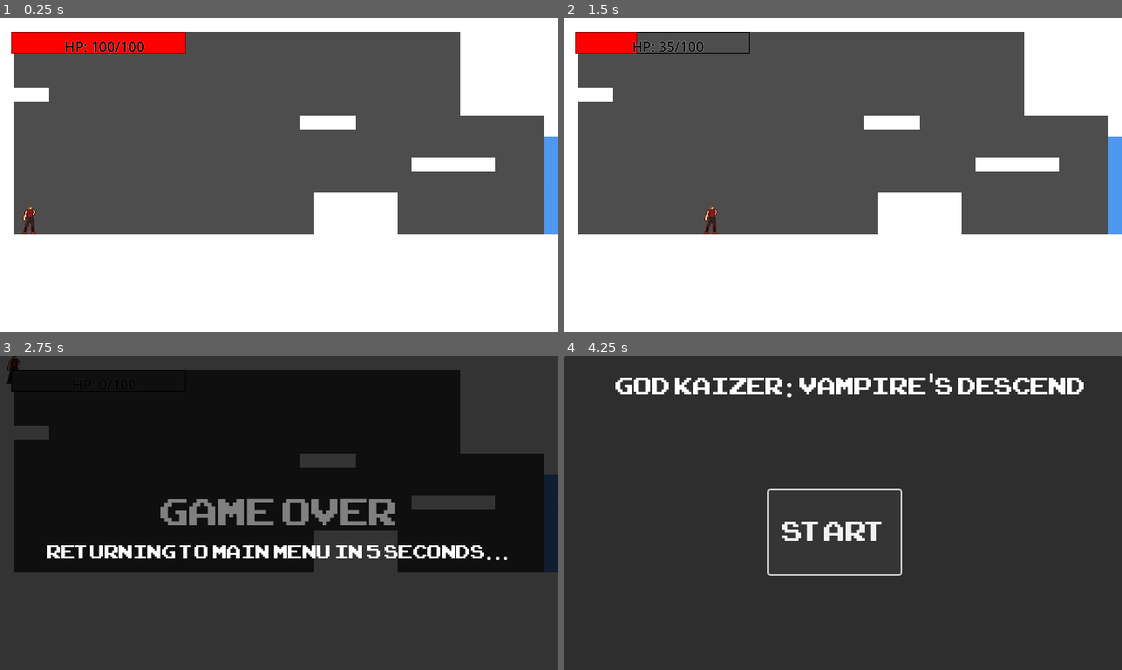
Above: before the commit, frames 1-4 (two rows, left to right).
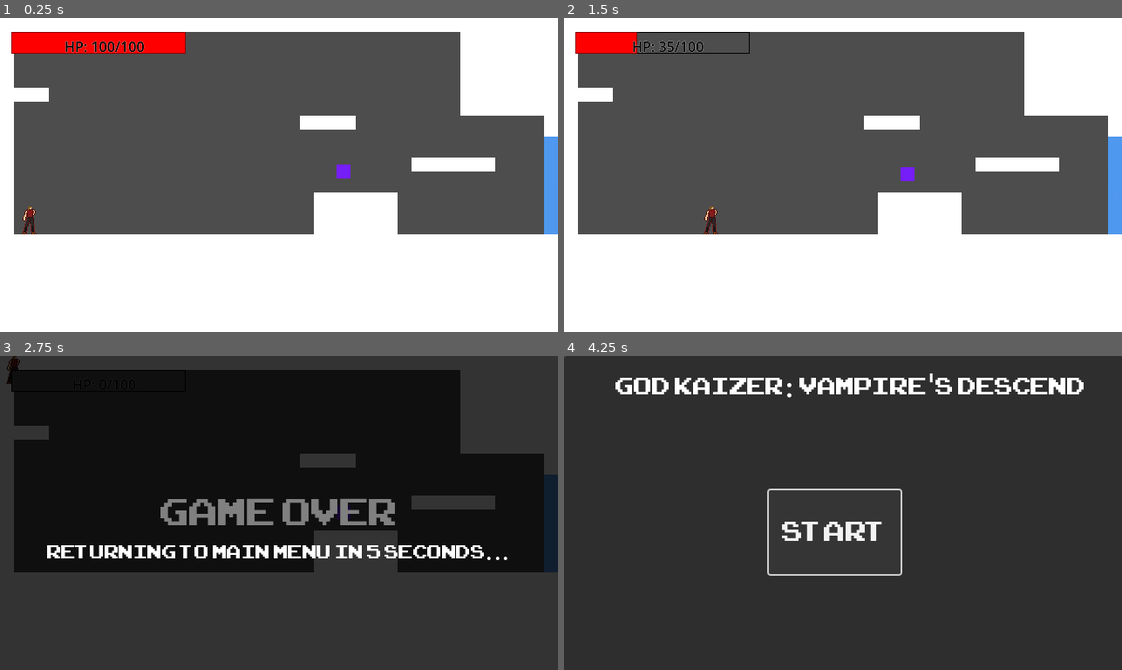
Above: after the commit, the same moments.

Repository: CaptainAbby-Mittens/God-Kaizer-Vampire-s-Descent
Game: Godot game, scene res://scenes/Area1/room_1.tscn
The game is run twice, just before and just after one commit, with the same random seed, the same clock (stepped at 60 frames per second) and the same inputs. This scene is started directly instead of the project's main scene.
Inputs:
- Up to frame 1 (0.25 s): no input
- Up to frame 2 (1.5 s): tap Enter (ui_accept) at 0.5, 0.77 s; hold 1 0.53-1.28 s; hold Right (ui_right) from 0.53 s (still down); tap 2 at 1.35 s
- Up to frame 3 (2.75 s): tap Enter (ui_accept) at 1.52 s; release Right (ui_right) at 2.03 s; hold Left (ui_left) from 2.03 s (still down); hold 3 from 2.03 s (still down)
- Up to frame 4 (4.25 s): tap Enter (ui_accept) at 2.75, 3.02, 3.5, 3.77 s; release Left (ui_left) at 2.78 s; release 3 at 2.78 s; hold Right (ui_right) from 2.78 s (still down); tap 4 at 2.85 s; hold 5 from 3.53 s (still down)

The runs differ from the first frame. In frame 1, 0.1% of the frame differs, in the area x 60-63%, y 46-52%; in frame 2, 0.1%; in frame 3, less than 0.1%; in frame 4, nothing differs.

Commit message:
health potion added

Diff:
--- a/Project God Kaizer Vampire's Descend/scenes/Area1/room_1.tscn
+++ b/Project God Kaizer Vampire's Descend/scenes/Area1/room_1.tscn
@@ -1,7 +1,8 @@
-[gd_scene load_steps=5 format=4 uid="uid://bwvm53rrsnyxt"]
+[gd_scene load_steps=6 format=4 uid="uid://bwvm53rrsnyxt"]
 
 [ext_resource type="Texture2D" uid="uid://cwirxhpa84gvb" path="res://images/icon.jpg" id="1_7jswd"]
 [ext_resource type="PackedScene" uid="uid://dnqrgvuvxldbm" path="res://scenes/Players and NPC/Player.tscn" id="2_2naem"]
+[ext_resource type="PackedScene" uid="uid://dbm5en0r83d8f" path="res://scenes/Pickups/HealthUpgrade.tscn" id="3_2naem"]
 
 [sub_resource type="TileSetAtlasSource" id="TileSetAtlasSource_esk66"]
 texture = ExtResource("1_7jswd")
@@ -1063,3 +1064,6 @@
 
 [node name="CharacterBody2D" parent="." instance=ExtResource("2_2naem")]
 position = Vector2(18, 214)
+
+[node name="HealthUpgrade" parent="." instance=ExtResource("3_2naem")]
+position = Vector2(394, 169)
--- /dev/null
+++ b/Project God Kaizer Vampire's Descend/scenes/Area1/room_3.tscn
@@ -0,0 +1,3 @@
+[gd_scene format=3 uid="uid://dufcpjxx5p0ee"]
+
+[node name="Room3" type="Node2D"]
--- /dev/null
+++ b/Project God Kaizer Vampire's Descend/scenes/Area1/room_4.tscn
@@ -0,0 +1,3 @@
+[gd_scene format=3 uid="uid://b8mlex1craqoy"]
+
+[node name="Room4" type="Node2D"]
--- /dev/null
+++ b/Project God Kaizer Vampire's Descend/scenes/Area1/room_5.tscn
@@ -0,0 +1,3 @@
+[gd_scene format=3 uid="uid://cs4guy0pgpgx1"]
+
+[node name="Room5" type="Node2D"]
--- /dev/null
+++ b/Project God Kaizer Vampire's Descend/scenes/Area1/room_6.tscn
@@ -0,0 +1,3 @@
+[gd_scene format=3 uid="uid://cbhscikw7dk28"]
+
+[node name="Room6" type="Node2D"]
--- a/Project God Kaizer Vampire's Descend/scenes/Pickups/HealthUpgrade.tscn
+++ b/Project God Kaizer Vampire's Descend/scenes/Pickups/HealthUpgrade.tscn
@@ -1,10 +1,19 @@
-[gd_scene load_steps=2 format=3 uid="uid://dbm5en0r83d8f"]
+[gd_scene load_steps=3 format=3 uid="uid://dbm5en0r83d8f"]
 
 [ext_resource type="Script" uid="uid://bfysqd746pw8f" path="res://scripts/HealthUpgrade.gd" id="1_2uvvc"]
+
+[sub_resource type="CircleShape2D" id="CircleShape2D_2uvvc"]
+radius = 8.0
 
 [node name="HealthUpgrade" type="Area2D"]
 script = ExtResource("1_2uvvc")
 
-[node name="Sprite2D" type="Sprite2D" parent="."]
+[node name="ColorRect" type="ColorRect" parent="."]
+offset_left = -8.0
+offset_top = -8.0
+offset_right = 8.0
+offset_bottom = 8.0
+color = Color(0.462857, 0.116572, 0.968433, 1)
 
 [node name="CollisionShape2D" type="CollisionShape2D" parent="."]
+shape = SubResource("CircleShape2D_2uvvc")
--- a/Project God Kaizer Vampire's Descend/scripts/Game Manager.gd
+++ b/Project God Kaizer Vampire's Descend/scripts/Game Manager.gd
@@ -3,15 +3,18 @@
 
 # Tracks the player's current room position in the grid (e.g., [0, 0])
 var current_room_coords = Vector2i(0, 0)
-
+signal player_died
 # A dictionary to act as our "world map". Key: Vector2i Coordinates, Value: Room scene file path
 var world_map = {
 	Vector2i(0, 0): "res://scenes/Area1/room_start.tscn",  # Start room
 	Vector2i(1, 0): "res://scenes/Area1/room_1.tscn",
 	Vector2i(2, 0): "res://scenes/Area1/room_2.tscn",
+	Vector2i(3, 0): "res://scenes/Area1/room_3.tscn",
+	Vector2i(4, 0): "res://scenes/Area1/room_4.tscn",
+	Vector2i(5, 0): "res://scenes/Area1/room_5.tscn",
+	Vector2i(6, 0): "res://scenes/Area1/room_6.tscn",
+}
 
-
-}
 var player_stats = {
 	"max_health": 100,
 	"current_health": 100,
@@ -53,6 +56,9 @@
 	if player:
 		player_stats["max_health"] = player.max_health
 		player_stats["current_health"] = player.current_health
+		if player.current_health <= 0:
+			player_died.emit()  # ← Emit the death signal
+			print("GameManager: Player death detected - emitting signal")
 
 func restore_player_stats():
 	var player = get_tree().get_first_node_in_group("player")
--- a/Project God Kaizer Vampire's Descend/scripts/HealthUpgrade.gd
+++ b/Project God Kaizer Vampire's Descend/scripts/HealthUpgrade.gd
@@ -1,54 +1,76 @@
-# HealthUpgrade.gd
+# HealthPickup.gd
 extends Area2D
 
-@export var health_increase: int = 25  # How much max HP to add
-@export var respawn_time: float = 30.0  # Time to respawn (seconds)
+@export var health_increase: int = 25
+@export var respawn_time: float = 10.0
+
+# Color properties for the ColorRect
+@export var active_color: Color = Color(0, 1, 0, 0.8)    # Green when active
+@export var inactive_color: Color = Color(0, 0.3, 0, 0.3) # Dark green when inactive
+
+@onready var color_rect = $ColorRect
+@onready var collision = $CollisionShape2D
+
+var is_active: bool = true
 
 func _ready():
-	# Connect the area entered signal
+	# Connect signals
 	body_entered.connect(_on_body_entered)
 
-	# Optional: Add a gentle floating animation
-	create_floating_animation()
+	# Set up collision
+	collision_layer = 2  # Pickups layer
+	collision_mask = 1   # Detect player layer
+
+	# Set up ColorRect appearance
+
 
 func _on_body_entered(body):
-	# Check if the colliding body is the player
-	if body.is_in_group("player"):
-		print("Health upgrade collected!")
+	if not is_active:
+		return
 
-		# Grant max HP to the player
+	if body.is_in_group("player") and body.has_method("increase_max_health"):
+		# Grant health to player
 		body.increase_max_health(health_increase)
+		print("Player gained +", health_increase, " max health!")
+		color_rect.visible = false
+		# Disable pickup temporarily
+		collect_pickup()
 
-		# Play collection effect
-		play_collection_effect()
+func collect_pickup():
+	is_active = false
 
-		# Hide and schedule respawn
-		hide()
-		$CollisionShape2D.set_deferred("disabled", true)
-		get_tree().create_timer(respawn_time).timeout.connect(_on_respawn_timeout)
+	# Disable collision
+	collision.set_deferred("disabled", true)
 
-func play_collection_effect():
-	# Play a collection sound
-	# $AudioStreamPlayer2D.play()
+	# Update visual appearance
 
-	# Show a particle effect
-	# $Particles2D.emitting = true
 
-	# Simple scale animation
-	var tween = create_tween()
-	tween.tween_property($Sprite2D, "scale", Vector2(1.5, 1.5), 0.1)
-	tween.tween_property($Sprite2D, "scale", Vector2(0, 0), 0.2)
-	tween.tween_callback(queue_free)  # Or hide for respawning
+	# Optional: Play collection sound
+	# $CollectionSound.play()
 
-func _on_respawn_timeout():
-	# Respawn the health upgrade
-	show()
-	$CollisionShape2D.disabled = false
-	print("Health upgrade respawned!")
+	# Start respawn timer
+	start_respawn_timer()
 
-func create_floating_animation():
-	# Simple floating animation
-	var tween = create_tween()
-	tween.set_loops()
-	tween.tween_property($Sprite2D, "position:y", position.y - 5, 1.0)
-	tween.tween_property($Sprite2D, "position:y", position.y, 1.0)
+func start_respawn_timer():
+	await get_tree().create_timer(respawn_time).timeout
+	respawn_pickup()
+
+func respawn_pickup():
+	is_active = true
+	color_rect.visible = true
+	# Enable collision
+	collision.set_deferred("disabled", false)
+
+	# Update visual appearance
+
+
+	print("Health pickup respawned")
+
+
+
+# Optional: Add a simple hover effect
+func _process(delta):
+	if is_active and color_rect:
+		# Subtle hovering effect
+		var hover_offset = sin(Time.get_ticks_msec() * 0.003) * 3.0
+		color_rect.position.y = hover_offset
